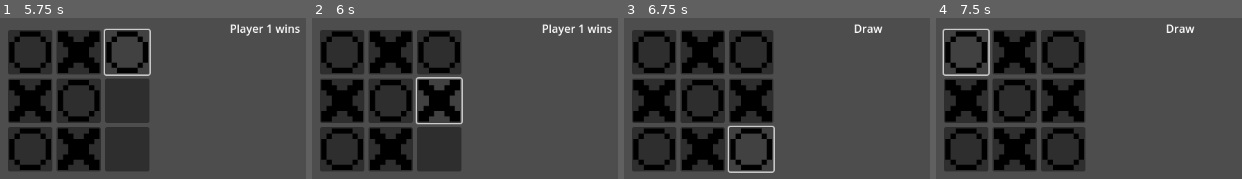
Above: before the commit, frames 1-4 (left to right).
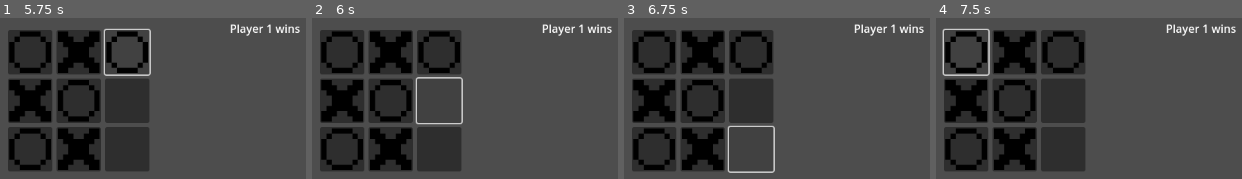
Above: after the commit, the same moments.

Repository: nhunghia1992/tic-tac-toe-godot
Game: Godot game, scene res://global.tscn
The game is run twice, just before and just after one commit, with the same random seed, the same clock (stepped at 60 frames per second) and the same inputs.
Inputs (mouse positions are in pixels of both pictures, inside the frame that each line leads up to):
- Up to frame 1 (5.75 s): click (30, 51) at 0.5 s; click (30, 100) at 1.27 s; click (30, 150) at 2.02 s; click (79, 51) at 2.77 s; click (79, 100) at 3.52 s; click (79, 150) at 4.27 s; click (128, 51) at 5.02 s
- Up to frame 2 (6 s): click (440, 100) at 5.77 s
- Up to frame 3 (6.75 s): click (752, 150) at 6.52 s
- Up to frame 4 (7.5 s): click (966, 51) at 7.25 s

Frame 1 is identical in both runs. In frame 2, 2.3% of the frame differs, in the area x 34-49%, y 38-65%; in frame 3, 4.0%, in the area x 34-99%, y 3-95%; in frame 4, 4.0%.

Commit message:
Stop playing after win conditions have met

Diff:
--- a/button.gd
+++ b/button.gd
@@ -12,7 +12,7 @@
 	pass
 
 func _on_pressed():
-	if !assigned:
+	if !assigned && Turn.winner == -1:
 		assigned = true
 		_tic_or_tac()
 
